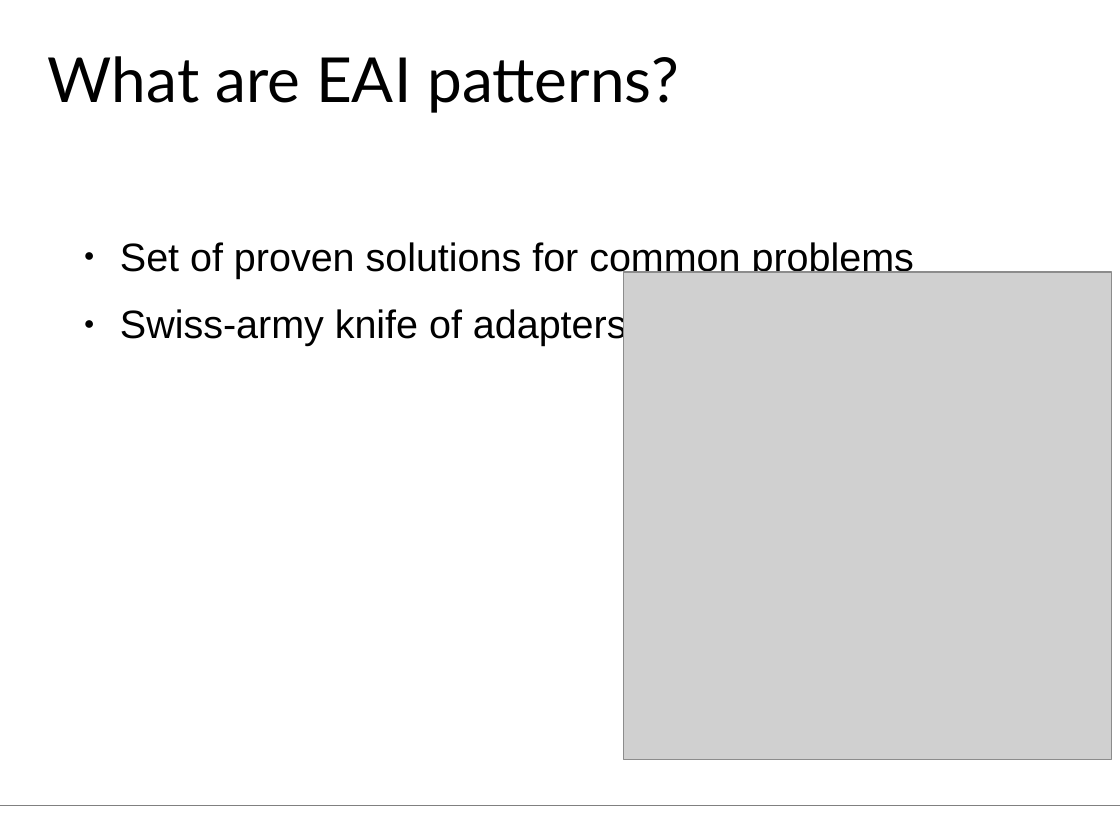
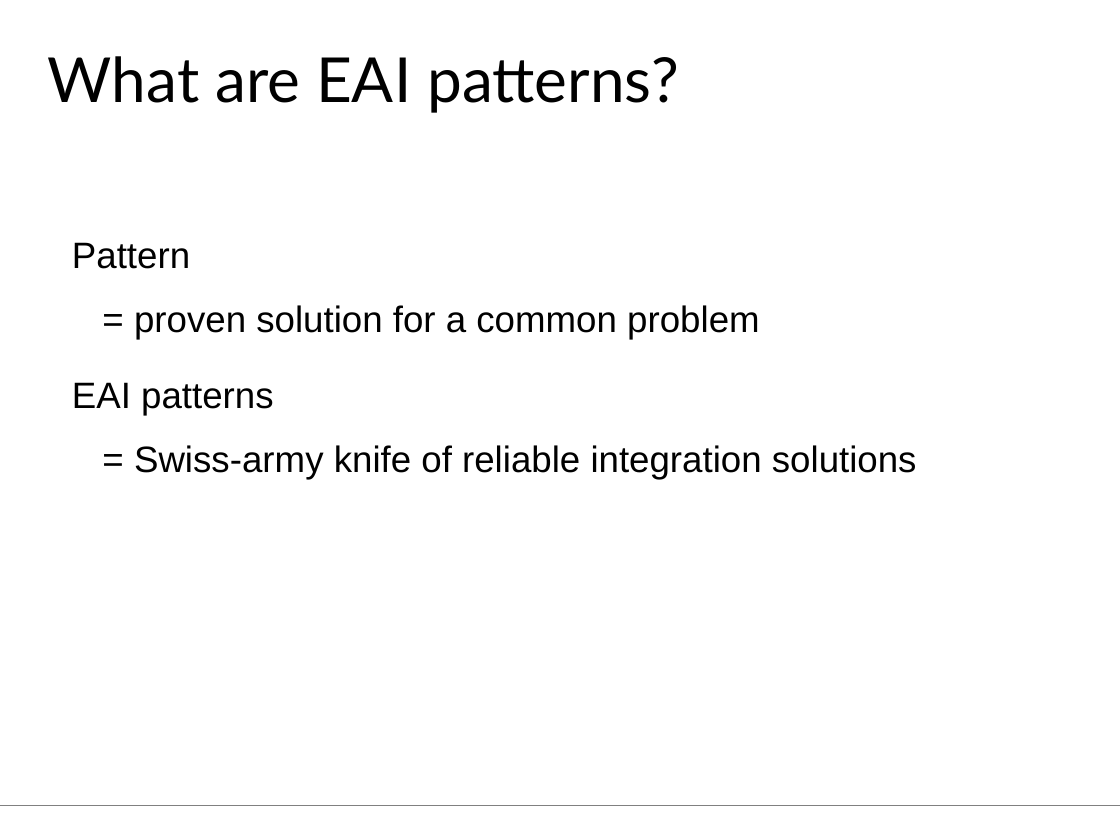
Before and after one commit to aheusingfeld/javaone2012, a slide deck: slide 9 of slides/eai-slides.odp. Drawn at 1120x840 pixels with LibreOffice and Linux fonts; fonts in the diff are those of the drawing; grey boxes stand for pictures. Boxes give left, top, right and bottom in pixels: in the first picture for what was removed or moved away, otherwise in the second. Text is boxed around its words. In the diff, an @@ line names an element or a change of style, - is before the commit and + after.

```diff
--- a/slides/eai-slides.odp
+++ b/slides/eai-slides.odp
@@ text added at <box>72,242,759,339</box>, 26 pt, text #000000 @@
+Pattern
+= proven solution for a common problem
@@ picture removed at <box>624,272,1111,759</box> @@
@@ text at <box>72,382,917,480</box>: text changed; size 28 to 26 pt @@
-● Set of proven solutions for common problems
-● Swiss-army knife of adapters
+EAI patterns
+= Swiss-army knife of reliable integration solutions
```
Also in this commit, not shown: 12 other slides changed, 9 slides added, 1 slide removed, 1 other file.
